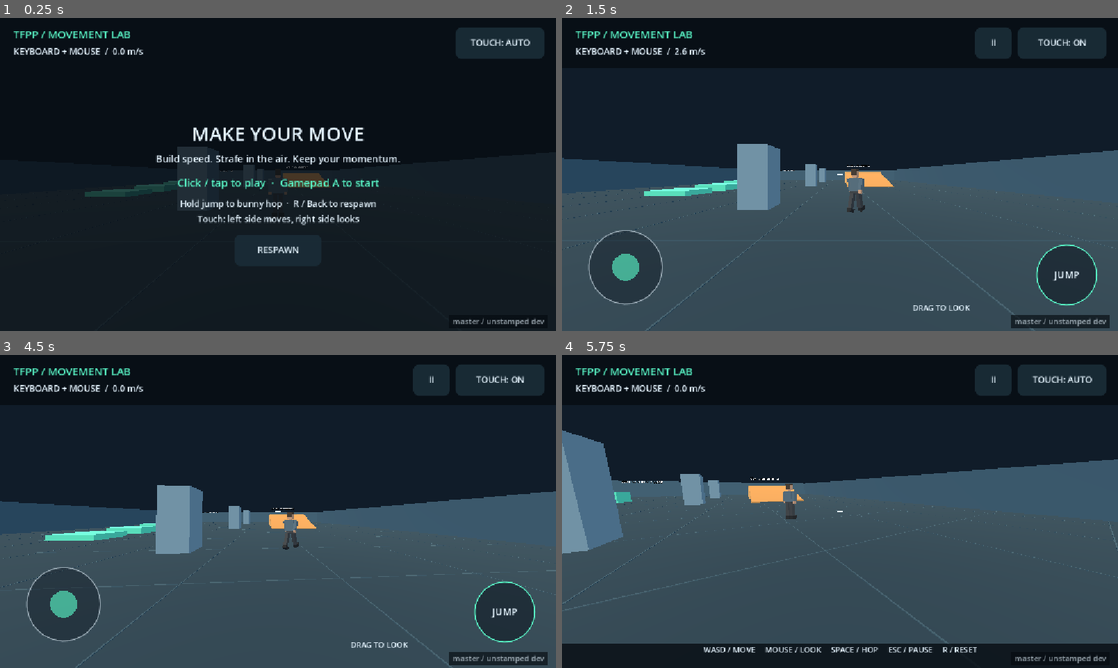
Above: before the commit, frames 1-4 (two rows, left to right).
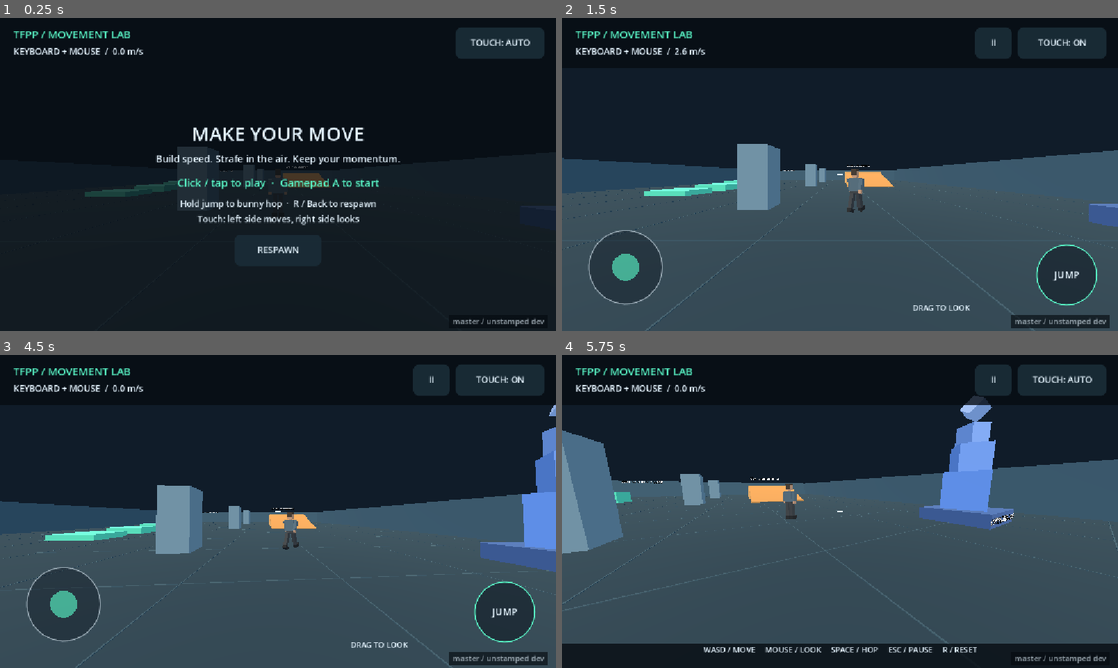
Above: after the commit, the same moments.

Repository: jefuhr/game
Game: Godot game, scene res://scenes/main.tscn
The game is run twice, just before and just after one commit, with the same random seed, the same clock (stepped at 60 frames per second) and the same inputs.
Inputs (mouse positions are in pixels of both pictures, inside the frame that each line leads up to):
- Up to frame 1 (0.25 s): no input
- Up to frame 2 (1.5 s): tap Enter at 0.5 s; move the mouse to (962, 158) at 0.52 s; hold D (move_right) 0.53-1.28 s; tap T at 0.6 s; click (962, 158) at 0.67 s; tap Space (jump) at 0.77 s; move the mouse to (812, 174) at 1.27 s; hold W (move_forward) from 1.28 s (still down); tap R at 1.35 s
- Up to frame 3 (4.5 s): tap Space (jump) at 1.52, 2.75, 3.77, 4.25 s; move the mouse to (289, 505) at 2.02 s; tap T at 2.1, 3.6 s; release W (move_forward) at 2.75 s; drag from (250, 574) to (111, 464) at 2.77 s; tap Enter at 3.5 s; move the mouse to (444, 558) at 3.52 s; hold A (move_left) 3.53-4.25 s; drag from (111, 464) to (194, 433) at 4.27 s
- Up to frame 4 (5.75 s): move the mouse to (845, 511) at 5.02 s; hold W (move_forward) from 5.03 s (still down); tap T at 5.1 s; click (845, 511) at 5.17 s

The runs differ from the first frame. In frame 2, 0.4% of the frame differs, in the area x 94-100%, y 59-67%; in frame 3, 2.6%; in frame 4, 3.3%, in the area x 64-82%, y 12-56%.

Commit message:
Added a cornflower blue sculpture called "Cornflower Twist" in the empty front-right corner of the arena (around x=14, z=14), close to where the player spawns. It uses only 5 pieces, all built from th

Diff:
--- a/scripts/arena.gd
+++ b/scripts/arena.gd
@@ -2,6 +2,9 @@
 ## Lightweight primitive geometry keeps the playground inexpensive on mobile GPUs.
 
 const CORNFLOWER_BLUE := Color("6495ed")
+const SCULPTURE_SPIN_SPEED := 0.6
+
+var _sculpture_gem: Node3D
 
 
 func _ready() -> void:
@@ -24,9 +27,40 @@
 	# Cornflower blue steps in the open front-left corner.
 	_box("CornflowerStepLow", Vector3(-13, 0.2, 18), Vector3(5, 0.4, 5), CORNFLOWER_BLUE)
 	_box("CornflowerStepHigh", Vector3(-13, 0.4, 18), Vector3(2.5, 0.8, 2.5), CORNFLOWER_BLUE.lightened(0.15))
+	_build_cornflower_sculpture(Vector3(14, 0, 14))
 	_sign("AIR STRAFE / HOP", Vector3(-9, 2.6, -20))
 	_sign("RAMP / MOMENTUM", Vector3(8, 3.4, -16))
 	_sign("CORNFLOWER STEPS", Vector3(-13, 2.6, 18))
+
+
+func _process(delta: float) -> void:
+	if _sculpture_gem:
+		_sculpture_gem.rotate_y(SCULPTURE_SPIN_SPEED * delta)
+
+
+## "Cornflower Twist": a twisting stack of cubes crowned by a spinning,
+## corner-balanced gem. Five boxes total to stay cheap on mobile.
+func _build_cornflower_sculpture(base: Vector3) -> void:
+	_box("SculpturePedestal", base + Vector3(0, 0.3, 0), Vector3(3, 0.6, 3), CORNFLOWER_BLUE.darkened(0.35))
+	var tiers := [
+		[1.8, 1.5, 15.0, 0.0],
+		[1.3, 3.05, 40.0, 0.1],
+		[0.9, 4.15, 65.0, 0.2],
+	]
+	for tier in tiers:
+		var size: float = tier[0]
+		var cube := _box("SculptureTier", base + Vector3(0, tier[1], 0), Vector3(size, size, size), CORNFLOWER_BLUE.lightened(tier[3]))
+		cube.rotation.y = deg_to_rad(tier[2])
+	# Gem: a cube balanced on its corner; its pivot spins, the mesh stays tilted.
+	_sculpture_gem = Node3D.new()
+	_sculpture_gem.name = "SculptureGemPivot"
+	_sculpture_gem.position = base + Vector3(0, 5.35, 0)
+	add_child(_sculpture_gem)
+	var gem := _box("SculptureGem", Vector3.ZERO, Vector3(0.7, 0.7, 0.7), CORNFLOWER_BLUE.lightened(0.45), false)
+	remove_child(gem)
+	_sculpture_gem.add_child(gem)
+	gem.rotation = Vector3(deg_to_rad(45), 0, deg_to_rad(35.26))
+	_sign("CORNFLOWER TWIST", base + Vector3(0, 0.3, 1.52), 40)
 
 
 func _box(label: String, center: Vector3, dimensions: Vector3, color: Color, solid := true) -> Node3D:
@@ -52,10 +86,10 @@
 	return body
 
 
-func _sign(label: String, center: Vector3) -> void:
+func _sign(label: String, center: Vector3, font_size := 64) -> void:
 	var sign_label := Label3D.new()
 	sign_label.text = label
 	sign_label.position = center
-	sign_label.font_size = 64
+	sign_label.font_size = font_size
 	sign_label.pixel_size = 0.008
 	add_child(sign_label)
